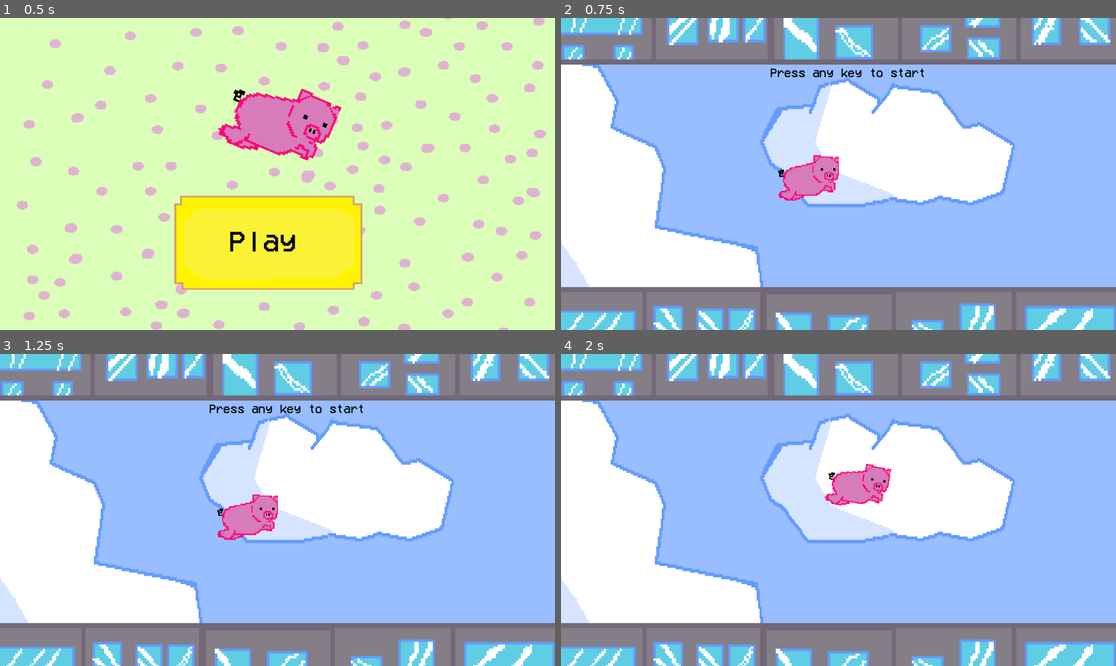
Above: before the commit, frames 1-4 (two rows, left to right).
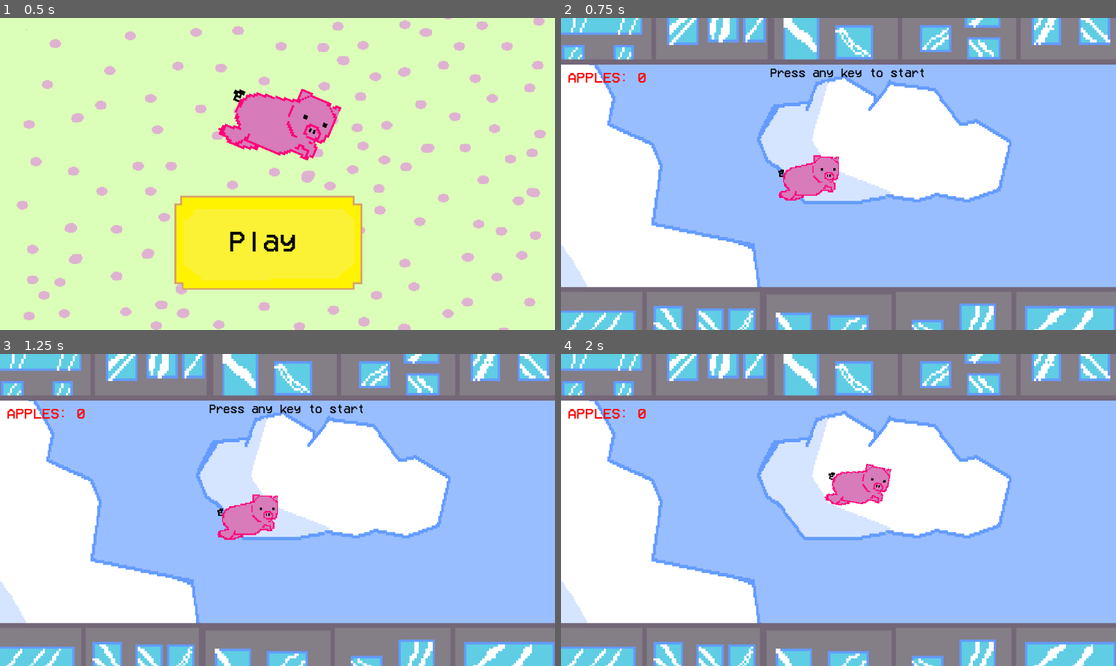
Above: after the commit, the same moments.

Repository: InkWellDen/When-Pigs-fly--In-development-
Game: Godot game, scene res://Scenes/menu.tscn
Same seed, same stepped clock (60 frames per second), same inputs: the game is played once before the commit and once after it.
Inputs:
- Up to frame 1 (0.5 s): no input
- Up to frame 2 (0.75 s): click "Play" at 0.5 s
- Up to frame 3 (1.25 s): no input
- Up to frame 4 (2 s): tap Enter at 1.25 s; hold Right (ui_right) from 1.28 s (still down)

Frame 1 is identical in both runs. In frame 2, 3.4% of the frame differs, in the area x 0-82%, y 14-87%; in frame 3, 3.4%; in frame 4, 3.5%.

Commit message:
Apple counter

Diff:
--- /dev/null
+++ b/Scenes/apple_counter_label.gd
@@ -0,0 +1,10 @@
+extends Label
+
+func _ready() -> void:
+	text = "Apples: %d" % Game.apples
+
+	if not Game.apples_changed.is_connected(_on_apples_changed):
+		Game.apples_changed.connect(_on_apples_changed)
+
+func _on_apples_changed(new_count: int) -> void:
+	text = "Apples: %d" % new_count
--- a/Scenes/game.tscn
+++ b/Scenes/game.tscn
@@ -7,11 +7,17 @@
 [ext_resource type="FontFile" uid="uid://dadgt5htdsef3" path="res://Assets/VCR_OSD_MONO_1.001.ttf" id="4_3dryh"]
 [ext_resource type="PackedScene" uid="uid://x5vb3jknfjh4" path="res://Scenes/apple.tscn" id="5_wowpa"]
 [ext_resource type="Script" uid="uid://c7luce8dgbc2p" path="res://Scripts/apple_spawner.gd" id="6_i6g32"]
+[ext_resource type="Script" uid="uid://t78k31kcs75p" path="res://Scenes/apple_counter_label.gd" id="8_v158k"]
 
 [sub_resource type="RectangleShape2D" id="RectangleShape2D_qxrlw"]
 size = Vector2(148, 967)
 
 [sub_resource type="Theme" id="Theme_wrm1d"]
+
+[sub_resource type="LabelSettings" id="LabelSettings_h4fw4"]
+font = ExtResource("4_3dryh")
+font_size = 31
+font_color = Color(1, 0, 0, 1)
 
 [node name="Game" type="Node2D" unique_id=531414083]
 script = ExtResource("1_1l0tm")
@@ -43,7 +49,7 @@
 [node name="Background" type="Sprite2D" parent="." unique_id=110510226]
 light_mask = 0
 visibility_layer = 4
-position = Vector2(552, 369)
+position = Vector2(545, 363)
 scale = Vector2(2.8077705, 3.4005547)
 texture = ExtResource("3_wrm1d")
 
@@ -73,4 +79,14 @@
 wait_time = 6.488
 autostart = true
 
+[node name="AppleCounterLabel" type="Label" parent="." unique_id=348722461]
+offset_left = 14.0
+offset_top = 108.0
+offset_right = 240.0
+offset_bottom = 211.0
+text = "Apples: 0"
+label_settings = SubResource("LabelSettings_h4fw4")
+uppercase = true
+script = ExtResource("8_v158k")
+
 [connection signal="timeout" from="AppleSpawner/Timer" to="AppleSpawner" method="_on_timer_timeout"]
--- a/Scenes/menu.tscn
+++ b/Scenes/menu.tscn
@@ -1,28 +1,11 @@
 [gd_scene format=3 uid="uid://2lop85qbonry"]
 
 [ext_resource type="Texture2D" uid="uid://bffe2t1md2o6b" path="res://Assets/Tittle.png" id="1_158mb"]
+[ext_resource type="Script" uid="uid://ofdwea5pgjg6" path="res://Scripts/Button.gd" id="1_jsrd8"]
 [ext_resource type="Texture2D" uid="uid://c8k462wumq41" path="res://Assets/Oinky.png" id="2_wwsa2"]
-[ext_resource type="Script" uid="uid://cyksqg4g83c3r" path="res://Scripts/oinky.gd" id="3_jsrd8"]
+[ext_resource type="Script" uid="uid://cyksqg4g83c3r" path="res://Scripts/Oinky Spinning.gd" id="3_jsrd8"]
 [ext_resource type="Texture2D" uid="uid://dfs4at1w07dvm" path="res://Assets/button.png" id="4_wbdvm"]
 [ext_resource type="FontFile" uid="uid://dadgt5htdsef3" path="res://Assets/VCR_OSD_MONO_1.001.ttf" id="5_wwsa2"]
-
-[sub_resource type="GDScript" id="GDScript_158mb"]
-script/source = "extends Node2D
-
-
-# Called when the node enters the scene tree for the first time.
-func _ready() -> void:
-	pass # Replace with function body.
-
-
-# Called every frame. 'delta' is the elapsed time since the previous frame.
-func _process(delta: float) -> void:
-	pass
-
-
-func _on_play_pressed() -> void:
-	get_tree().change_scene_to_file(\"res://Scenes/game.tscn\")
-"
 
 [sub_resource type="FontFile" id="FontFile_158mb"]
 cache/0/variation_coordinates = {}
@@ -59,7 +42,7 @@
 [sub_resource type="StyleBoxEmpty" id="StyleBoxEmpty_q3rjx"]
 
 [node name="Menu" type="Node2D" unique_id=2066121886]
-script = SubResource("GDScript_158mb")
+script = ExtResource("1_jsrd8")
 
 [node name="Tittle" type="Sprite2D" parent="." unique_id=701560713]
 position = Vector2(579.00006, 385.00003)
--- /dev/null
+++ b/Scripts/Button.gd
@@ -0,0 +1,15 @@
+extends Node2D
+
+
+# Called when the node enters the scene tree for the first time.
+func _ready() -> void:
+	pass # Replace with function body.
+
+
+# Called every frame. 'delta' is the elapsed time since the previous frame.
+func _process(delta: float) -> void:
+	pass
+
+
+func _on_play_pressed() -> void:
+	get_tree().change_scene_to_file("res://Scenes/game.tscn")
--- /dev/null
+++ b/Scripts/Game Auto Load.gd
@@ -0,0 +1,13 @@
+extends Node
+
+signal apples_changed(new_count: int)
+
+var apples: int = 0
+
+func add_apple(count: int = 1) -> void:
+	apples += count
+	emit_signal("apples_changed", apples)
+
+func reset() -> void:
+	apples = 0
+	emit_signal("apples_changed", apples)
--- a/Scripts/Game.gd
+++ /dev/null
@@ -1,17 +0,0 @@
-extends Node
-
-var apples: int = 0
-
-signal apples_changed(new_total: int)
-
-func _ready() -> void:
-	apples = 0
-
-func add_apple(amount: int = 1) -> void:
-	apples += amount
-	print("Apples:", apples)
-	emit_signal("apples_changed", apples)
-
-func reset() -> void:
-	apples = 0
-	emit_signal("apples_changed", apples)
--- /dev/null
+++ b/Scripts/apple.tscn.gd
@@ -0,0 +1,12 @@
+extends Label
+
+func _ready() -> void:
+	# Update immediately on start
+	text = "Apples: %d" % Game.apples_collected
+
+	# Listen for changes
+	if not Game.apples_changed.is_connected(_on_apples_changed):
+		Game.apples_changed.connect(_on_apples_changed)
+
+func _on_apples_changed(new_count: int) -> void:
+	text = "Apples: %d" % new_count
Not shown, added: Scenes/apple_counter_label.gd.uid
Not shown, added: Scripts/Button.gd.uid
Renamed: Scripts/Game.gd.uid -> Scripts/Game Auto Load.gd.uid
Renamed: Scripts/oinky.gd -> Scripts/Oinky Spinning.gd
Renamed: Scripts/oinky.gd.uid -> Scripts/Oinky Spinning.gd.uid
Not shown, added: Scripts/apple.tscn.gd.uid
